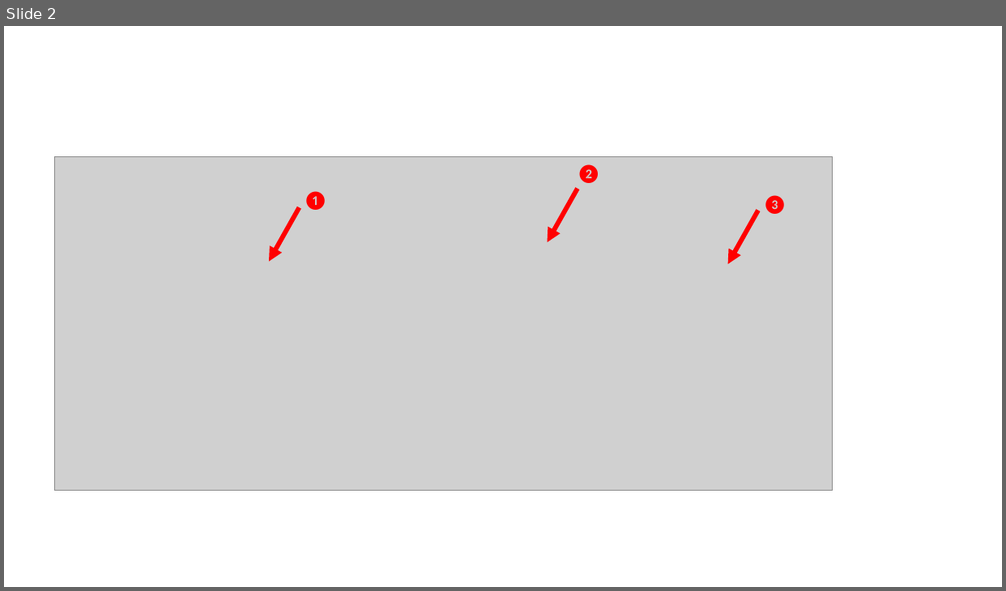
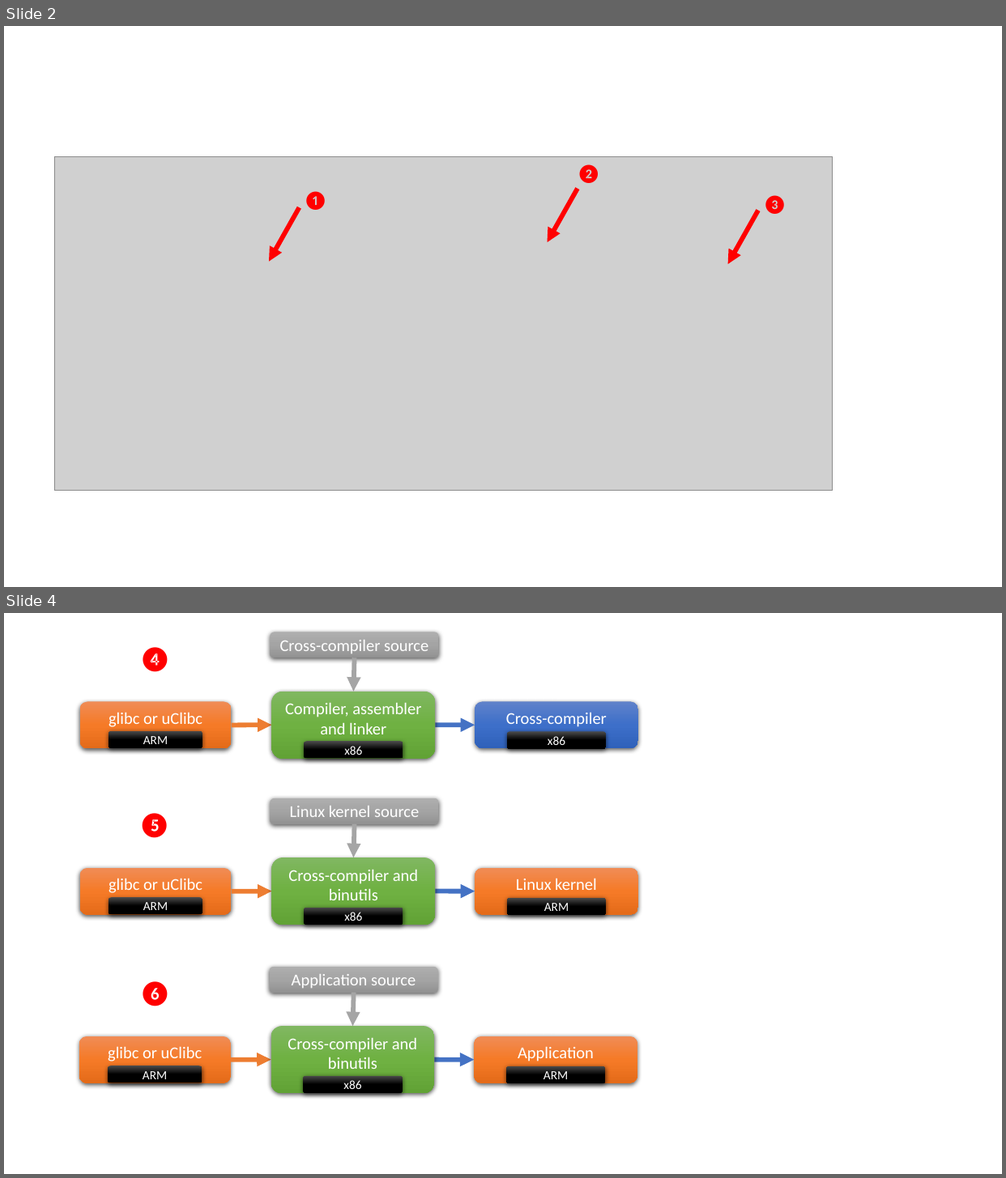
Before and after one commit to BioBoost/multimediatechnieken, a slide deck: figures.pptx. Shown one above the other, each under a label of ours: slide 2 before the commit, slides 2 and 4 after it; the slides between them are not shown. The pictures are 1006x591 and 1006x1178 pixels, drawn with LibreOffice and Linux fonts; fonts in the diff are those of the drawing; grey boxes stand for pictures. Boxes give left, top, right and bottom in pixels: in the first picture for what was removed or moved away, otherwise in the second. Text is boxed around its words. In the diff, an @@ line names an element or a change of style, - is before the commit and + after.

```diff
--- a/figures.pptx
+++ b/figures.pptx
@@ slide 4 added at box(4, 613, 1002, 1174), background #FFFFFF @@
@@ group added at box(79, 632, 638, 759): 7 rounded rectangles, 3 arrows, 1 text @@
+Cross-compiler source
+Cross-compiler
+x86
+glibc or uClibc
+ARM
+Compiler, assembler and linker
+x86
+❹
@@ group added at box(79, 798, 638, 925): 7 rounded rectangles, 3 arrows, 1 text @@
+Linux kernel source
+Linux kernel
+ARM
+glibc or uClibc
+ARM
+Cross-compiler and binutils
+x86
+❺
@@ group added at box(79, 967, 637, 1093): 7 rounded rectangles, 3 arrows, 1 text @@
+Application source
+Application
+ARM
+glibc or uClibc
+ARM
+Cross-compiler and binutils
+x86
+❻
```
Also in this commit, not shown: 1 other slide added, 6 other files.
